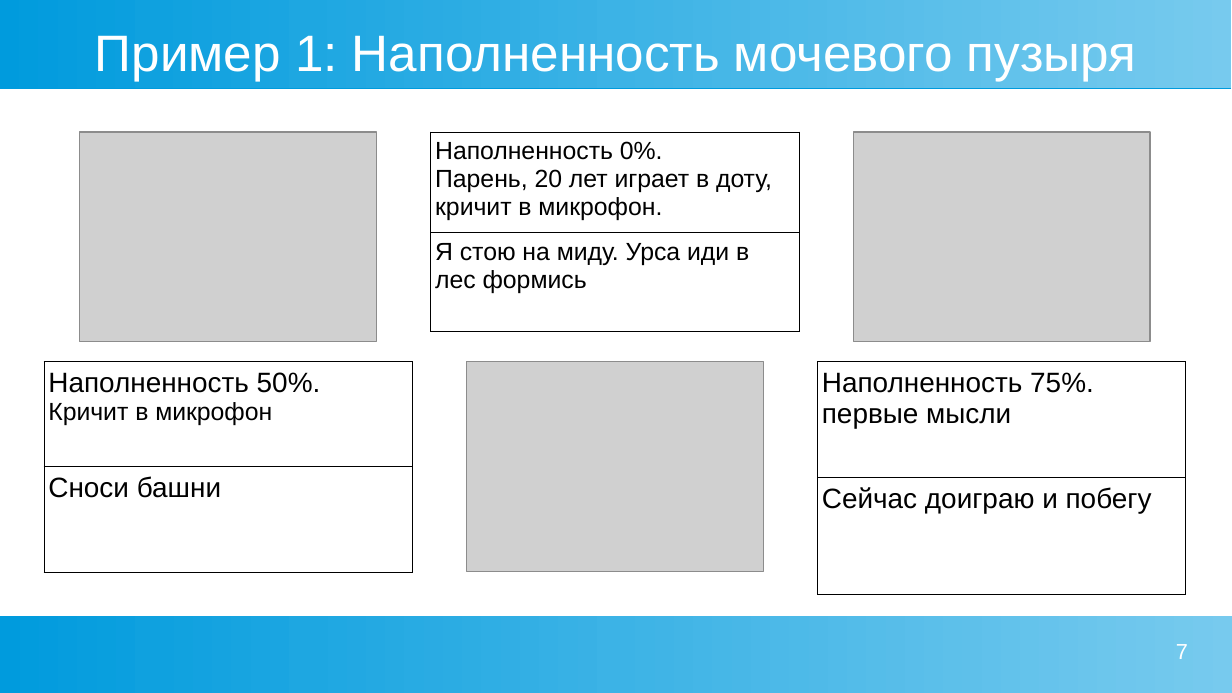
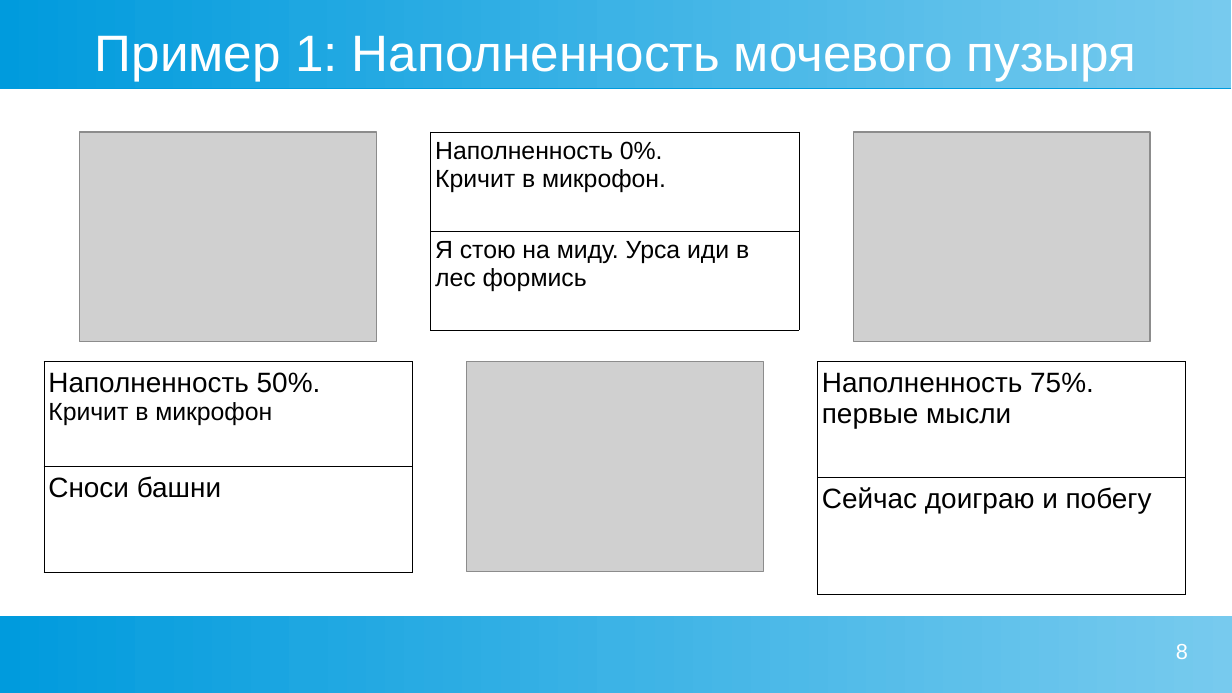
Before and after one commit to Chularev/articles, a slide deck: slide 8 of Psychology/2. гомеостаз и мотивация.odp (slide 7 before the commit). Drawn at 1232x693 pixels with LibreOffice and Linux fonts; fonts in the diff are those of the drawing; grey boxes stand for pictures. Boxes give left, top, right and bottom in pixels: in the first picture for what was removed or moved away, otherwise in the second. Text is boxed around its words. In the diff, an @@ line names an element or a change of style, - is before the commit and + after.

Commit message:
tmp

```diff
--- a/Psychology/2. гомеостаз и мотивация.odp
+++ b/Psychology/2. гомеостаз и мотивация.odp
@@ table at (430,132,799,330) @@
-row 1, column 1: Наполненность 0%. / Парень, 20 лет играет в доту, кричит в микрофон.
+row 1, column 1: Наполненность 0%. / Кричит в микрофон.
@@ page number at (1176,644,1188,659): text changed @@
-7
+8
```
Also in this commit, not shown: 1 other slide changed, 7 slides added.
